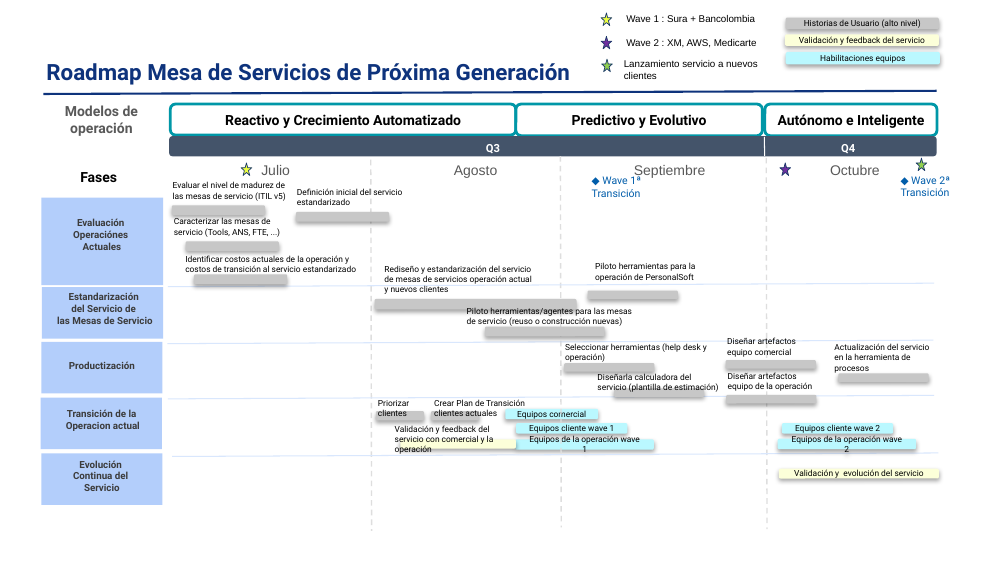
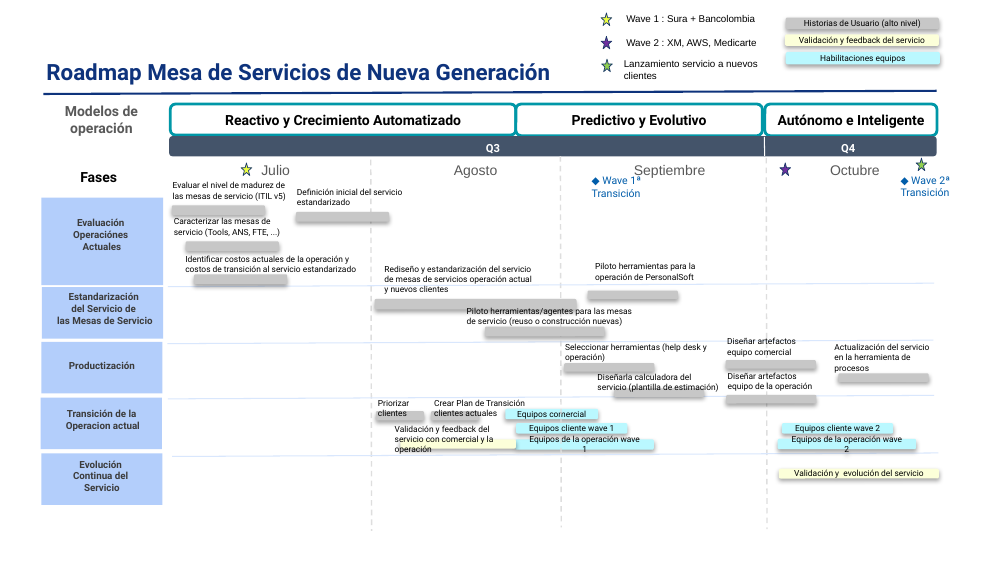
Before and after one commit to nataliazarthapersonalsoft/mesadeservicio-modernizacionaplicaciones, a slide deck: slide 9 of 04-planning/roadmaps/Mesa de Servicio Roadmap Julio.pptx (slide 12 before the commit). Drawn at 1008x567 pixels with LibreOffice and Linux fonts; fonts in the diff are those of the drawing; background and template pictures are left out. Boxes give left, top, right and bottom in pixels: in the first picture for what was removed or moved away, otherwise in the second. Text is boxed around its words. In the diff, an @@ line names an element or a change of style, - is before the commit and + after.

```diff
--- a/04-planning/roadmaps/Mesa de Servicio Roadmap Julio.pptx
+++ b/04-planning/roadmaps/Mesa de Servicio Roadmap Julio.pptx
@@ title at [46,63,550,85]: text changed @@
-Roadmap Mesa de Servicios de Próxima Generación
+Roadmap Mesa de Servicios de Nueva Generación
```
Also in this commit, not shown: 3 other slides changed, 4 slides added, 7 slides removed.
